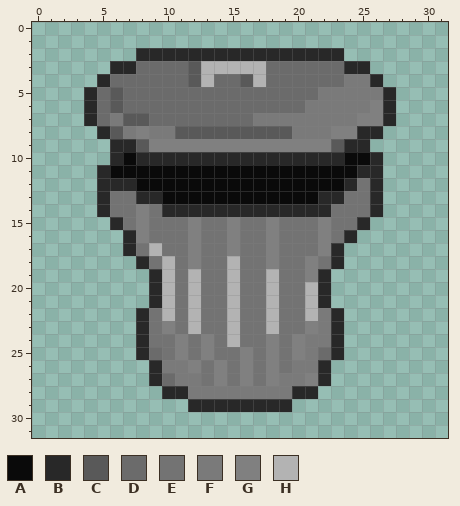
Pixel-art sprite -- WonderJam2018/Assets/Sprites/Poubelle/PoubelleCouvercleLeve.png. This is how it looked before the edit.
The file is 32x32 pixels. Colours within 5 levels of each other are drawn and written as one.
Palette (. is transparent): A #0a0a0a  B #282828  C #595959  D #6b6b6b  E #737373  F #7a7a7a  G #808080  H #b3b3b3
Pixels before, first column x 4:
 2 ....BBBBBBBBBBBBBBBB....
 3 ..BBDDDDCHHHHHDDDDDDBB..
 4 .BDDDDDDCHDDCHDDDDDDFFB.
 5 BDCDDDDDDDDDDDDDDDFFFFFB
 6 BDCDDDDDDDDDDDDDDFFFFFGB
 7 BDFCCDDDDDDDDFFFFFFFFGGB
 8 .BCFGFFCCCCCCCCCFFFGGBB.
 9 ..BBCGGGGGGGGGGGGGGCBB..
10 ..BABBBBBBBBBBBBBBBBAAB.
11 .BAAAAAAAAAAAAAAAAAAABB.
12 .BBBAAAAAAAAAAAAAAAABEB.
13 .BEEBBAAAAAAAAAAAABBEEB.
14 .BEEGEBBBBBBBBBBBBBEEEB.
15 ..BEGEEEGEEGEEGEEEGEEB..
16 ...BGEEEGEEGEEGEEEGEB...
17 ...BEHEEGEEGEEGEEEGB....
18 ....BEHEGEEHEEGEEGEB....
19 .....BHEHEEHEEHEEGB.....
20 .....BHEHEEHEEHEEHB.....
21 .....BHEHEEHEEHEEHB.....
22 ....BEHEHEEHEEHEEHFB....
23 ....BEGEHEEHEEHEEGFB....
24 ....BEEGEGEHEEGEGFFB....
25 ....BDEGEGEEGEGEGFDB....
26 .....BFFGEGEGEGEFFB.....
27 .....BDFFEGEGEGFFGB.....
28 ......BBFFFFFFFFBB......
29 ........BBBBBBBB........
After:
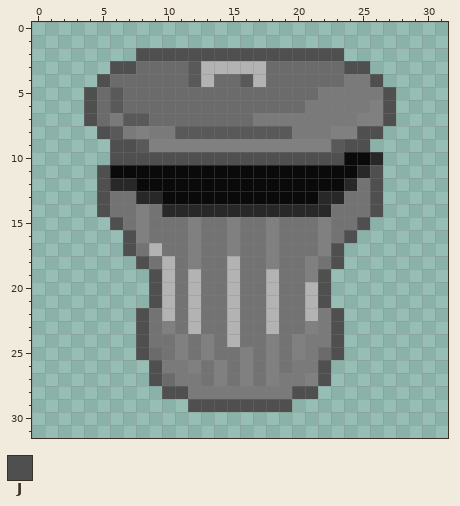
Colours new in this view: J #4f4f4f
The author wrote: Anim de poubelle avec moins de outline
From old to new:
Changed rows in their new state; - is an unchanged pixel.
first column x 4:
 2 ----JJJJJJJJJJJJJJJJ----
 3 --JJ----------------JJ--
 4 -J--------------------J-
 5 J----------------------J
 6 J----------------------J
 7 J----------------------J
 8 -J-------------------JJ-
 9 --JJ----------------JJ--
10 --JJJJJJJJJJJJJJJJJJ----
11 -J--------------------J-
12 -J--------------------J-
13 -J--------------------J-
14 -J--------------------J-
15 --J------------------J--
16 ---J----------------J---
17 ---J---------------J----
18 ----J--------------J----
19 -----J------------J-----
20 -----J------------J-----
21 -----J------------J-----
22 ----J--------------J----
23 ----J--------------J----
24 ----J--------------J----
25 ----J--------------J----
26 -----J------------J-----
27 -----J------------J-----
28 ------JJ--------JJ------
29 --------JJJJJJJJ--------
Pixel boxes of the changes (left, top, right, bottom) in both pictures:
changed: (84, 48, 396, 412)
